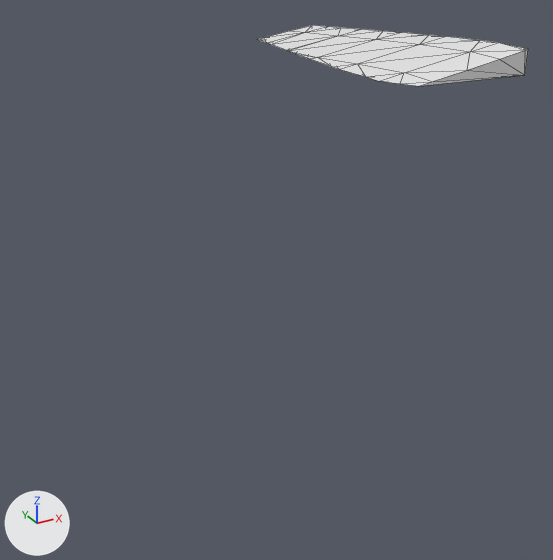
A saved change to the glTF model assets/terrain/surface_pieces/surf_9_33.glb.
Camera for both pictures: a 50 mm lens placed at (-67.28, -66.95, -23.53), pointed at (-62.33, -57.94, -28.03). The axes (+X, +Y, +Z) are drawn at lower left. The lights are the same throughout. The first picture is the older version. Mesh edges are drawn as thin lines. Where no turn or scale is listed for an object, it has been applied to the vertices.

Names of what the first picture shows: 'geometry_0'.
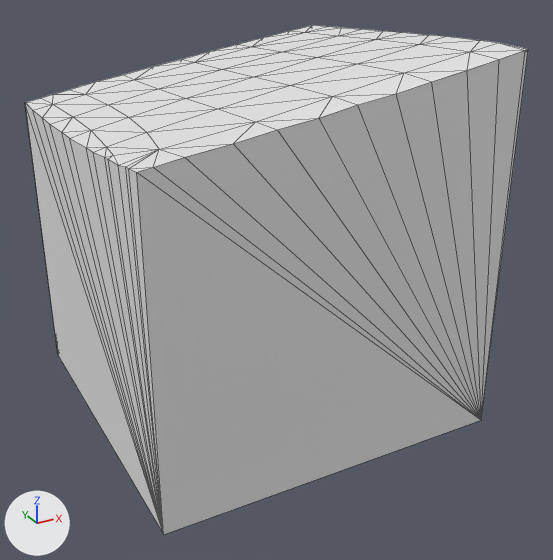
Boxes [x1, y1, x2, y2] around the edits, measured in the pictures (553 x 560 px):
'geometry_0', reshaped (86% wider, 723% taller): before [258, 25, 528, 86]; after [25, 25, 528, 534]
part 1 of me_geometry_0, built on: before [258, 33, 528, 86]; after [25, 33, 528, 534]

The change, as a diff of the scene's bpy script:
```diff
--- a/assets/terrain/surface_pieces/surf_9_33.glb.py
+++ b/assets/terrain/surface_pieces/surf_9_33.glb.py
@@ me_geometry_0 @@
 # used by ob_geometry_0; location = (0.0, 0.0, 0.0)
-me_geometry_0.from_pydata(...)  # 42 vertices, 80 faces; spans x -61.82..-60.0, y -60.0..-55.0, z -25.0..-24.67
+me_geometry_0.from_pydata(...)  # 82 vertices, 160 faces; spans x -65.0..-60.0, y -60.0..-55.0, z -30.0..-24.67
+# me_geometry_0 part 1
+# 13 vertices are removed from x -61.82..-60.0, y -60.0..-55.0, z -25.0
+# 51 faces are deleted
+# 4 vertices move from x -61.78..-61.12, y -59.77..-55.16, z -25.0 to x -62.45..-61.45, y -60.0..-55.0, z -25.14..-25.01
+# 53 vertices are added at x -65.0..-60.0, y -60.0..-55.0, z -30.0..-25.05
+# 131 new faces join them
```
